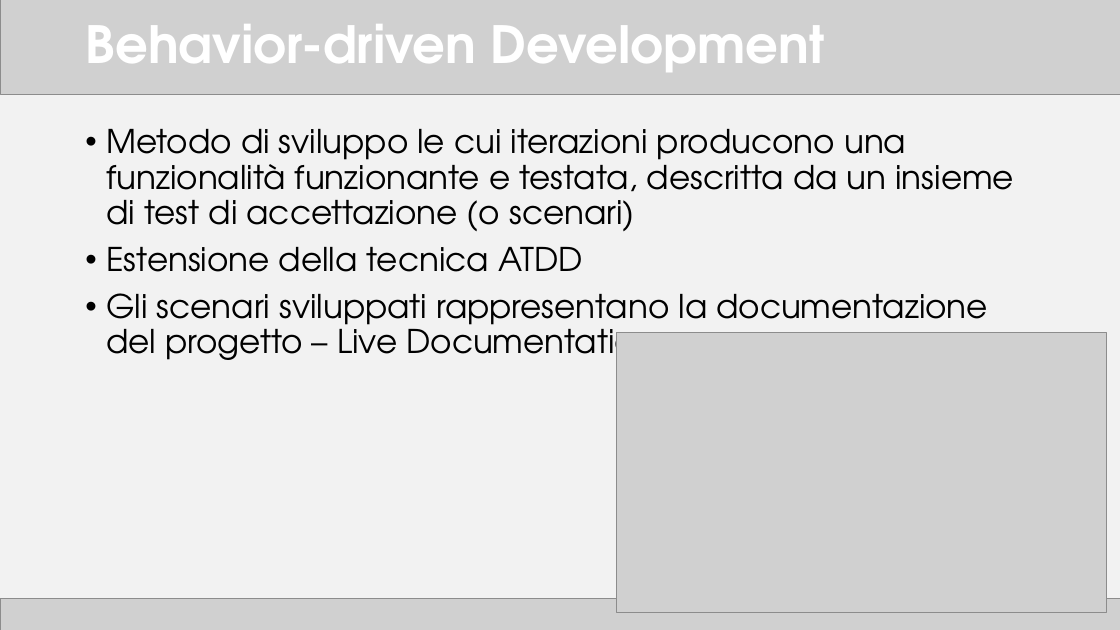
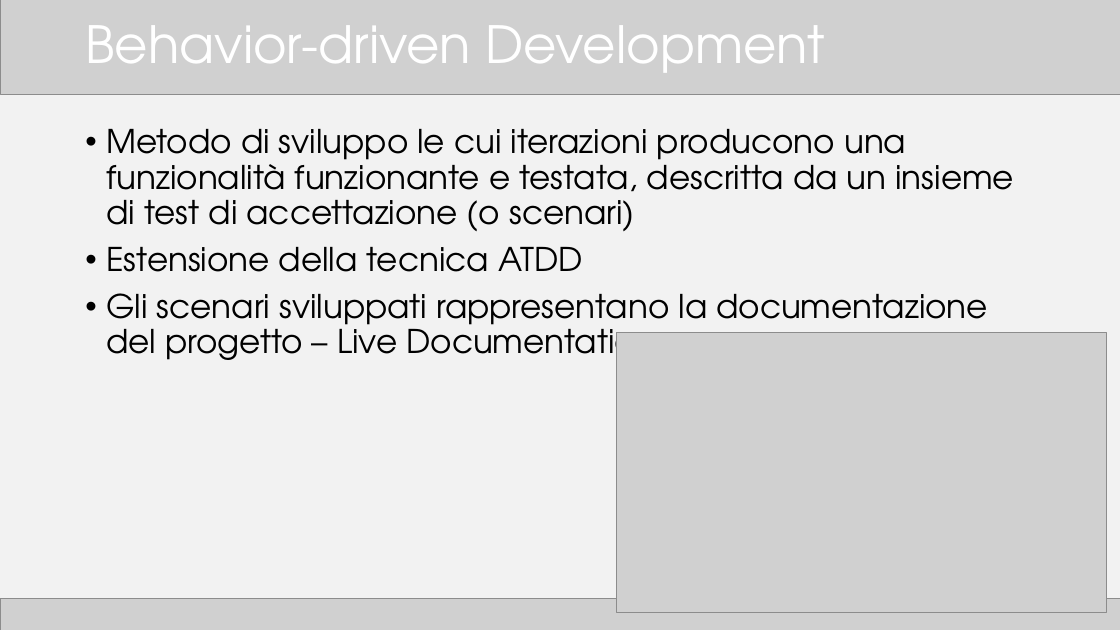
Before and after one commit to TTia/xblog-thesis, a slide deck: slide 4 of Presentazione.pptx. Drawn at 1120x630 pixels with LibreOffice and Linux fonts; fonts in the diff are those of the drawing; grey boxes stand for pictures. Boxes give left, top, right and bottom in pixels: in the first picture for what was removed or moved away, otherwise in the second. Text is boxed around its words. In the diff, an @@ line names an element or a change of style, - is before the commit and + after.

```diff
--- a/Presentazione.pptx
+++ b/Presentazione.pptx
@@ title "Behavior-driven Development" at [85, 25, 825, 72]: bold off @@
```
Also in this commit, not shown: 9 other slides changed, 9 other files.
